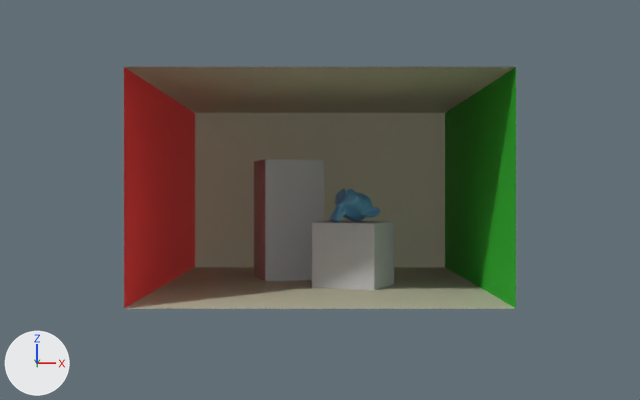
The Blender file real_lights.blend: old version first, new version second.
Camera for both pictures: a camera (50 mm lens) standing at (-0.03, -11.27, -1.02) and looking at (-0.03, -1.08, -1.09). Lighting does not change. The marker at lower left points along +X, +Y and +Z.

In view in the first picture: 'Cube.001', 'Cube.002', 'Suzanne', 'room'.
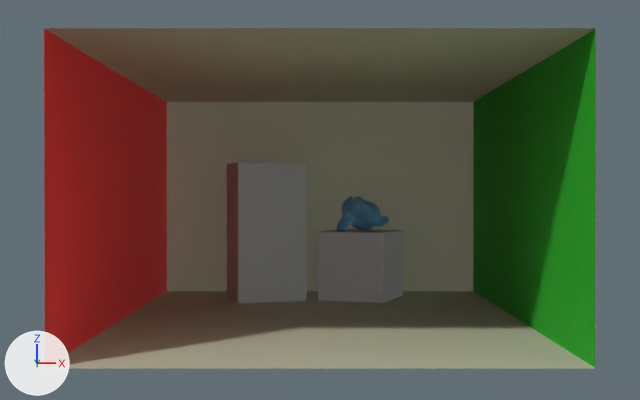
Pixel boxes [x1, y1, x2, y2] of what changed, in the pictures (640 x 400 px):
'room', moved
    before: [124, 67, 516, 309]
    after: [44, 28, 596, 369]
'Cube.002', moved
    before: [254, 159, 324, 281]
    after: [227, 162, 306, 303]
'Cube.001', moved
    before: [312, 221, 394, 290]
    after: [318, 229, 403, 303]
'Suzanne', moved
    before: [330, 188, 380, 222]
    after: [337, 196, 389, 231]

What the commit changed:
Object 'room' (ob_room) moves from (-0.033, -0.134, -0.955) to (-0.033, -2.72, -1.052).
Object 'Cube.001' (ob_cube_001) moves from (0.393, -0.089, -1.773) to (0.468, -0.522, -1.87).
Object 'Cube.002' (ob_cube_002) moves from (-0.471, 0.994, -1.367) to (-0.687, -0.595, -1.463).
Object 'Suzanne' (ob_suzanne) moves from (0.361, -0.068, -1.23) to (0.436, -0.501, -1.326).
